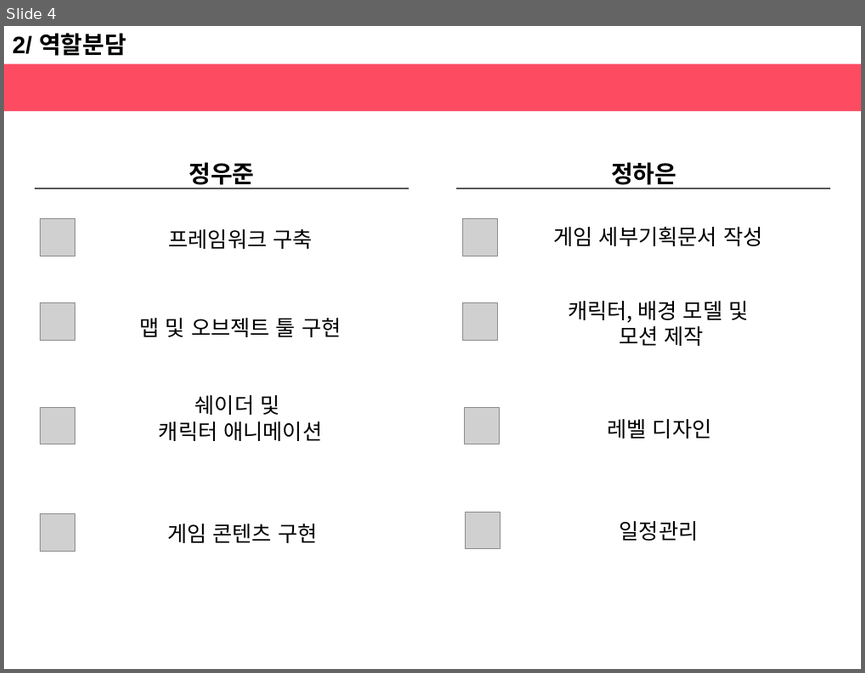
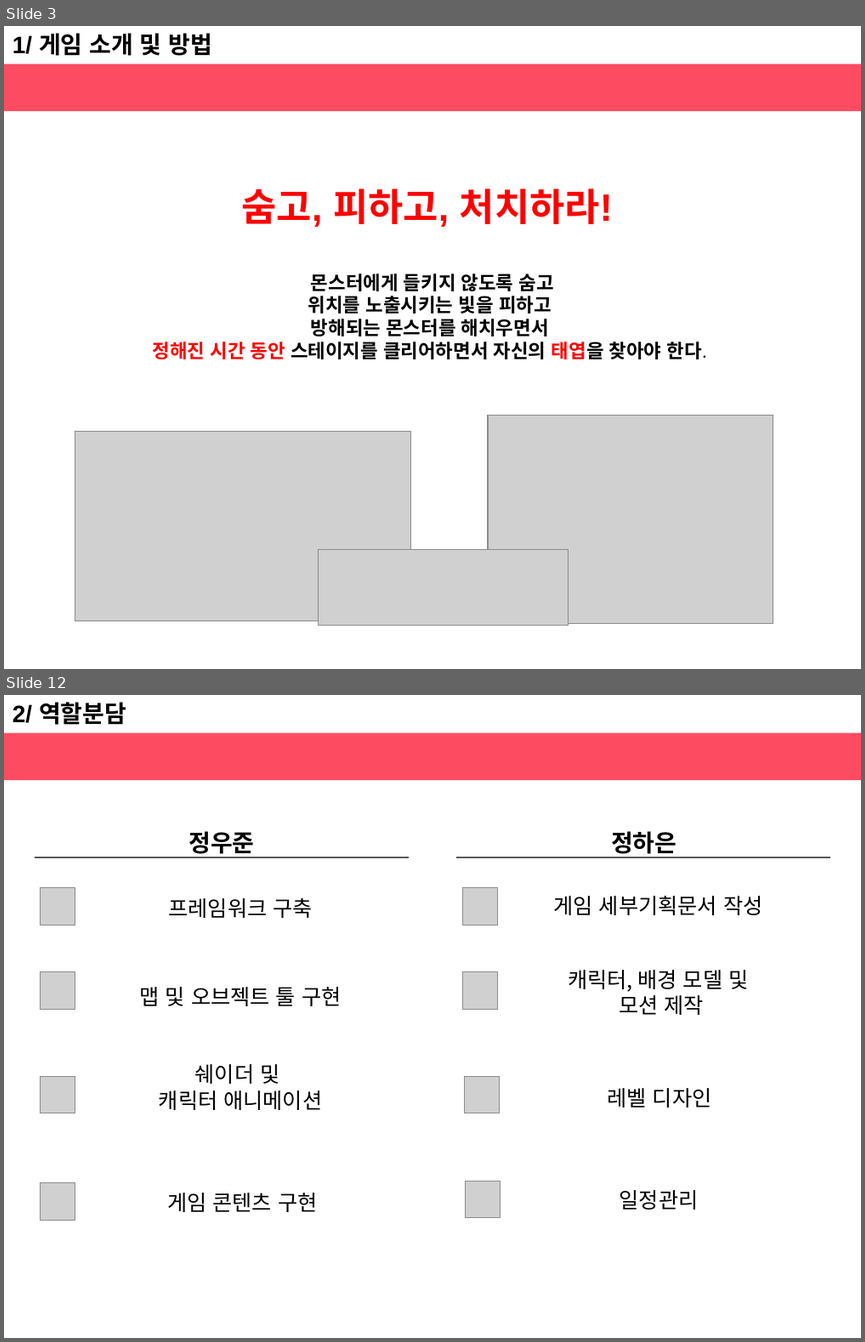
Before and after one commit to haeunjung/Team_Project, a slide deck: 기획문서/앨리스의 태엽_정하은_정우준(중간발표).pptx. Shown one above the other, each under a label of ours: slide 4 before the commit, slides 3 and 12 after it; the slides between them are not shown. The pictures are 865x673 and 865x1342 pixels, drawn with LibreOffice and Linux fonts; fonts in the diff are those of the drawing; grey boxes stand for pictures. Boxes give left, top, right and bottom in pixels: in the first picture for what was removed or moved away, otherwise in the second. Text is boxed around its words. In the diff, an @@ line names an element or a change of style, - is before the commit and + after.

```diff
--- a/기획문서/앨리스의 태엽_정하은_정우준(중간발표).pptx
+++ b/기획문서/앨리스의 태엽_정하은_정우준(중간발표).pptx
@@ slide 3 added at <box>4,26,861,669</box>, background #FFFFFF @@
@@ text added at <box>12,33,213,56</box>, 20 pt, text #000000, bold @@
+1/ 게임 소개 및 방법
@@ rectangle added at <box>4,63,861,111</box>, fill #FD4B62 @@
@@ text added at <box>242,188,613,227</box>, 32 pt, text #FF0000, bold @@
+숨고, 피하고, 처치하라!
@@ text added at <box>153,273,707,359</box>, 16 pt, text #000000, bold @@
+몬스터에게 들키지 않도록 숨고
+위치를 노출시키는 빛을 피하고
+방해되는 몬스터를 해치우면서
+정해진 시간 동안 스테이지를 클리어하면서 자신의 태엽을 찾아야 한다.
@@ picture added at <box>75,431,411,621</box> @@
@@ picture added at <box>488,415,773,624</box> @@
@@ picture added at <box>318,550,568,625</box> @@
@@ what was slide 4 is now slide 12 @@
```
Also in this commit, not shown: 6 slides changed, 2 other slides added, 2 slides removed, 31 other files.
